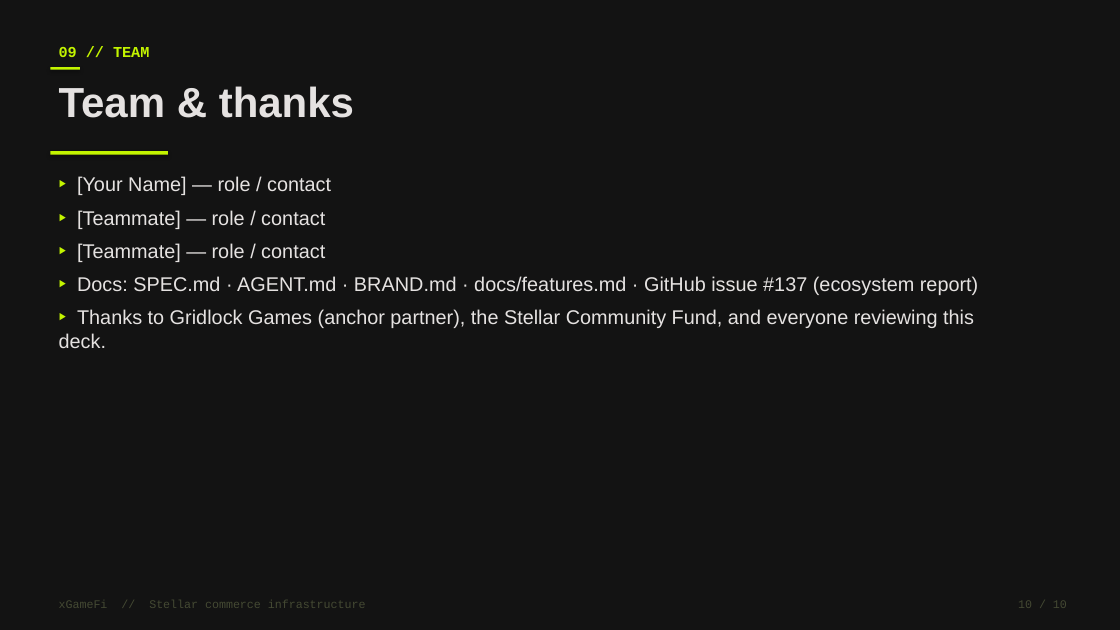
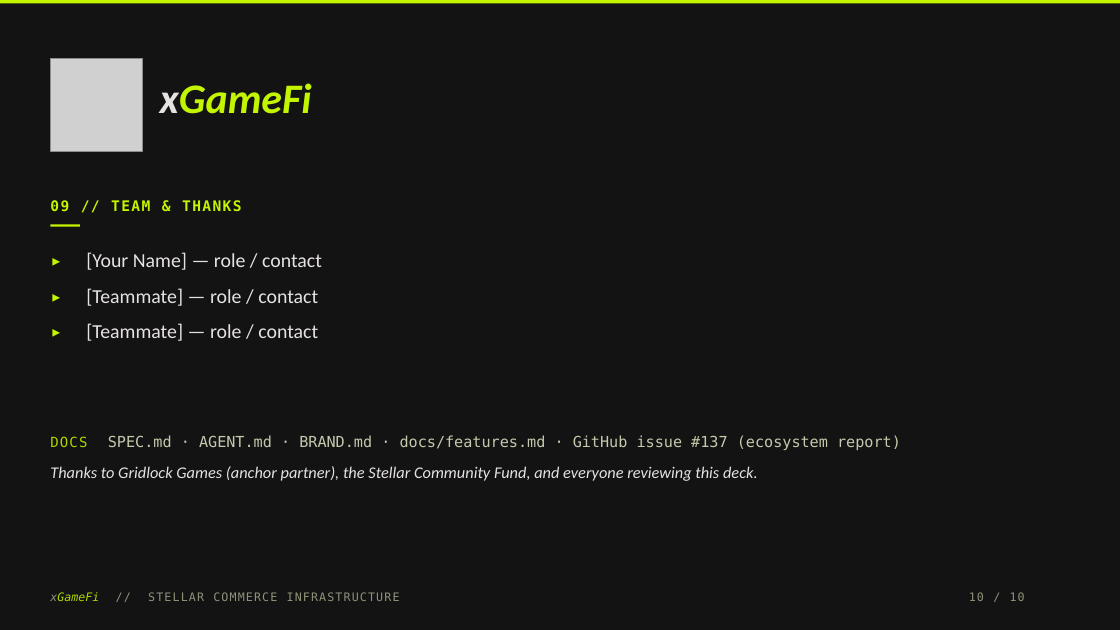
Before and after one commit to christian-manalang/xgamefi, a slide deck: slide 10 of docs/pitch-deck-v3.pptx. Drawn at 1120x630 pixels with LibreOffice and Linux fonts; fonts in the diff are those of the drawing; grey boxes stand for pictures. Boxes give left, top, right and bottom in pixels: in the first picture for what was removed or moved away, otherwise in the second. Text is boxed around its words. In the diff, an @@ line names an element or a change of style, - is before the commit and + after.

```diff
--- a/docs/pitch-deck-v3.pptx
+++ b/docs/pitch-deck-v3.pptx
@@ rectangle added at (0, 0, 1120, 3), fill #C3F400 @@
@@ picture added at (50, 59, 143, 151) @@
@@ text at (160, 83, 312, 114): text changed; font Arial to Calibri; text colour #E5E2E1 to #C3F400; italic on @@
-Team & thanks
+xGameFi
@@ rectangle removed at (50, 151, 168, 155) @@
@@ text at (50, 200, 241, 212): text changed; size 13 to 12.5 pt; font Courier New to DejaVu Sans Mono @@
-09 // TEAM
+09 // TEAM & THANKS
@@ rectangle: place and size @@
-rectangle at (50, 67, 80, 70)
+rectangle at (50, 224, 80, 227)
@@ rectangle at (50, 224, 80, 227): shadow off @@
@@ text added at (86, 252, 322, 341), 17 pt, text #E5E2E1 @@
+▸ [Your Name] — role / contact
+▸ [Teammate] — role / contact
+▸ [Teammate] — role / contact
@@ text at (50, 435, 901, 481): text changed; size 17 to 14 pt; font Arial to Calibri; italic on @@
-‣ [Your Name] — role / contact
-‣ [Teammate] — role / contact
-‣ [Teammate] — role / contact
-‣ Docs: SPEC.md · AGENT.md · BRAND.md · docs/features.md · GitHub issue #137 (ecosystem report)
-‣ Thanks to Gridlock Games (anchor partner), the Stellar Community Fund, and everyone reviewing this deck.
+DOCS SPEC.md · AGENT.md · BRAND.md · docs/features.md · GitHub issue #137 (ecosystem report)
+Thanks to Gridlock Games (anchor partner), the Stellar Community Fund, and everyone reviewing this deck.
@@ text at (50, 592, 400, 601): text changed; font Courier New to DejaVu Sans Mono; text colour #444933 to #8E9379 @@
-xGameFi // Stellar commerce infrastructure
+xGameFi // STELLAR COMMERCE INFRASTRUCTURE
@@ text "10 / 10": place and size @@
-text "10 / 10" at (1018, 600, 1067, 608)
+text "10 / 10" at (969, 592, 1025, 601)
@@ text "10 / 10" at (969, 592, 1025, 601): font Courier New to DejaVu Sans Mono, text colour #444933 to #8E9379, letter spacing 0 to 1 pt @@
```
Also in this commit, not shown: 9 other slides changed.
